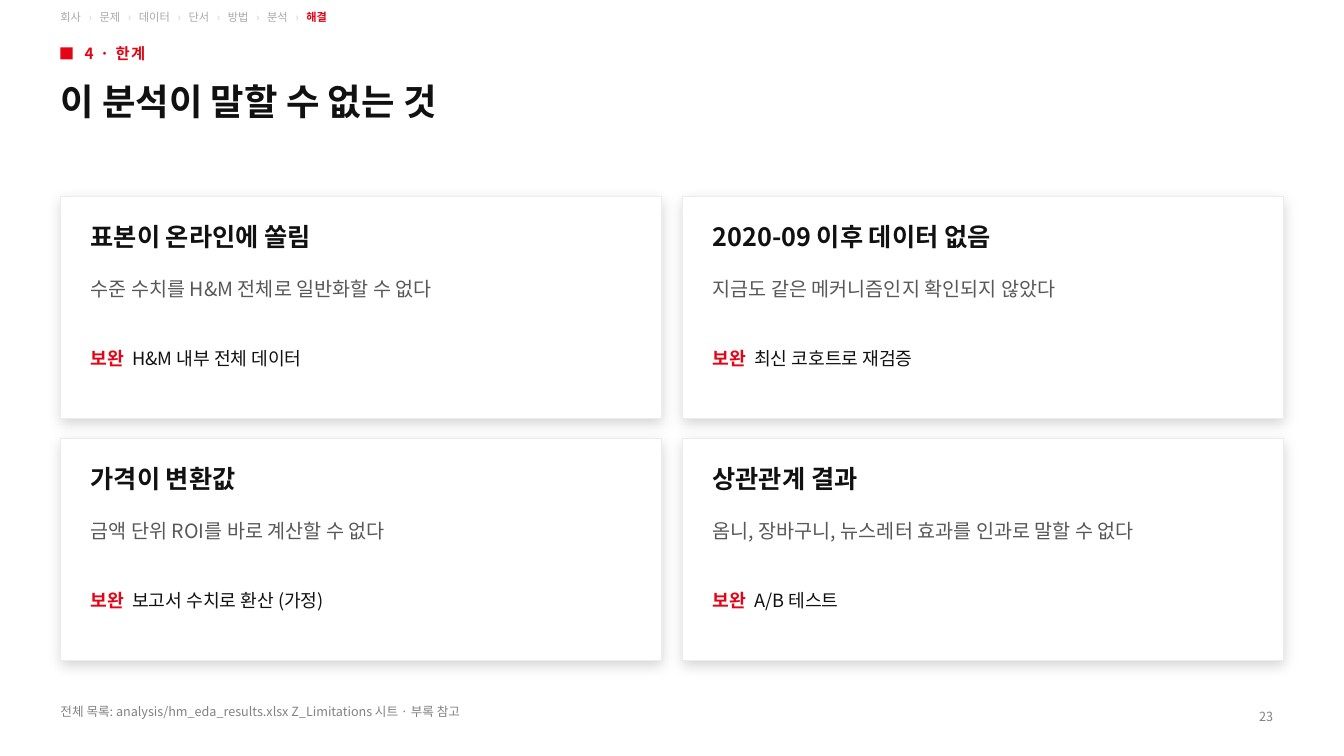
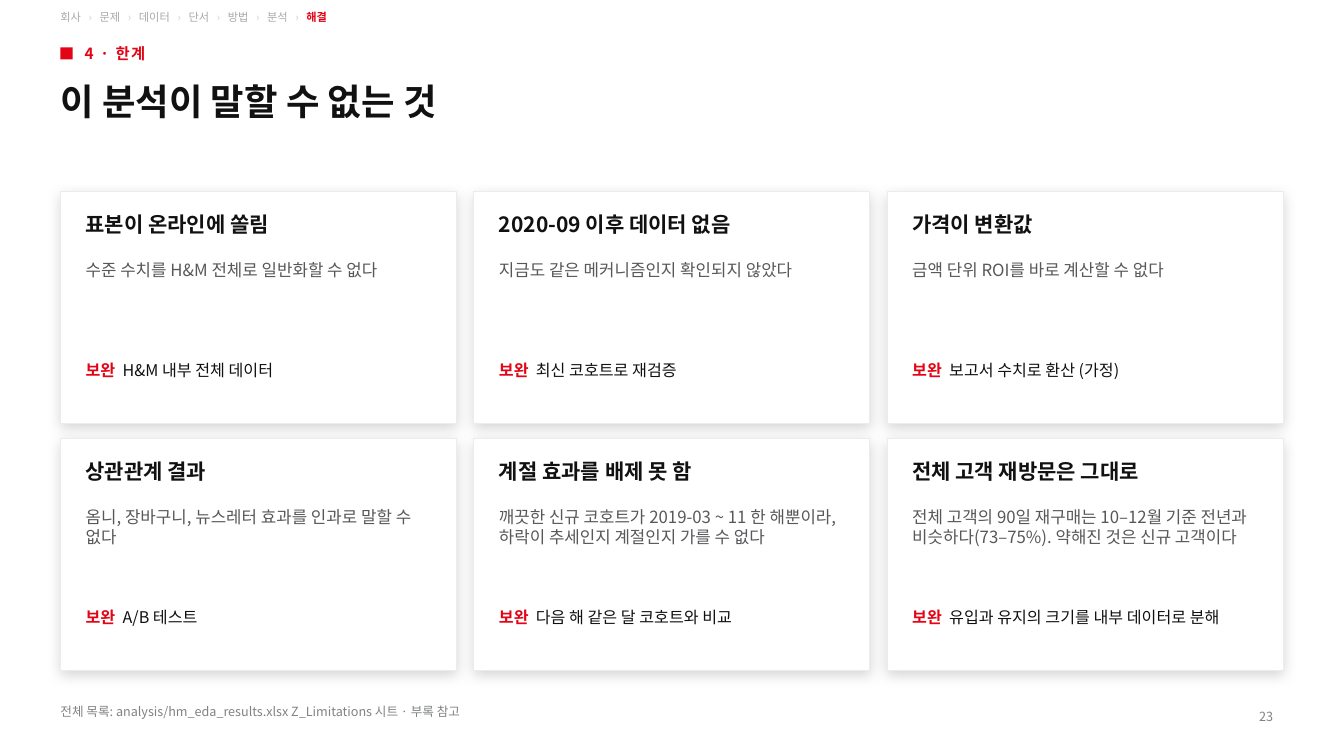
Before and after one commit to underthesun7213/social-data, a slide deck: slide 23 of presentation/hm_retention_deck_ko.pptx. Drawn at 1344x756 pixels with LibreOffice and Linux fonts; fonts in the diff are those of the drawing. Boxes give left, top, right and bottom in pixels: in the first picture for what was removed or moved away, otherwise in the second. Text is boxed around its words. In the diff, an @@ line names an element or a change of style, - is before the commit and + after.

```diff
--- a/presentation/hm_retention_deck_ko.pptx
+++ b/presentation/hm_retention_deck_ko.pptx
@@ rectangle: place and size @@
-rectangle at [60,197,661,418]
+rectangle at [60,192,457,423]
@@ rectangle: place and size @@
-rectangle at [683,197,1284,418]
+rectangle at [474,192,870,423]
@@ rectangle: place and size @@
-rectangle at [60,439,661,660]
+rectangle at [887,192,1284,423]
@@ text "표본이 온라인에 쏠림": place and size @@
-text "표본이 온라인에 쏠림" at [91,225,310,249]
+text "표본이 온라인에 쏠림" at [86,214,269,234]
@@ text "2020-09 이후 데이터 없음": place and size @@
-text "2020-09 이후 데이터 없음" at [713,225,990,249]
+text "2020-09 이후 데이터 없음" at [499,214,731,234]
@@ text "가격이 변환값": place and size @@
-text "가격이 변환값" at [91,466,236,491]
+text "가격이 변환값" at [912,214,1033,234]
@@ text "수준 수치를 H&M 전체로 일반화할 ...": place and size @@
-text "수준 수치를 H&M 전체로 일반화할 ..." at [91,279,432,298]
+text "수준 수치를 H&M 전체로 일반화할 ..." at [86,262,377,278]
@@ text "지금도 같은 메커니즘인지 확인되지 않았다": place and size @@
-text "지금도 같은 메커니즘인지 확인되지 않았다" at [713,279,1055,298]
+text "지금도 같은 메커니즘인지 확인되지 않았다" at [499,262,792,278]
@@ text "금액 단위 ROI를 바로 계산할 ...": place and size @@
-text "금액 단위 ROI를 바로 계산할 ..." at [91,521,385,540]
+text "금액 단위 ROI를 바로 계산할 ..." at [912,262,1164,278]
@@ text "보완 H&M 내부 전체 데이터": place and size @@
-text "보완 H&M 내부 전체 데이터" at [91,349,302,367]
+text "보완 H&M 내부 전체 데이터" at [86,362,274,378]
@@ text "보완 최신 코호트로 재검증": place and size @@
-text "보완 최신 코호트로 재검증" at [713,349,913,367]
+text "보완 최신 코호트로 재검증" at [499,362,677,378]
@@ text "보완 보고서 수치로 환산 (가정)": place and size @@
-text "보완 보고서 수치로 환산 (가정)" at [91,591,324,611]
+text "보완 보고서 수치로 환산 (가정)" at [912,362,1120,379]
@@ rectangle: place and size @@
-rectangle at [683,439,1284,660]
+rectangle at [60,439,457,670]
@@ rectangle added at [474,439,870,670], fill #FFFFFF, outline #ECECEC 0.5 pt @@
@@ rectangle added at [887,439,1284,670], fill #FFFFFF, outline #ECECEC 0.5 pt @@
@@ size 18 to 15 pt in 4 elements at [86,214,269,234], [499,214,731,234], [912,214,1033,234], [86,461,207,481] @@
@@ text "상관관계 결과": place and size @@
-text "상관관계 결과" at [713,467,857,491]
+text "상관관계 결과" at [86,461,207,481]
@@ text added at [499,461,691,481], 15 pt, text #111111, bold @@
+계절 효과를 배제 못 함
@@ text added at [912,461,1139,481], 15 pt, text #111111, bold @@
+전체 고객 재방문은 그대로
@@ size 14 to 12 pt in 4 elements at [86,262,377,278], [499,262,792,278], [912,262,1164,278], [86,509,411,545] @@
@@ text "옴니, 장바구니, 뉴스레터 효과를 인과로 ...": place and size @@
-text "옴니, 장바구니, 뉴스레터 효과를 인과로 ..." at [713,521,1134,542]
+text "옴니, 장바구니, 뉴스레터 효과를 인과로 ..." at [86,509,411,545]
@@ text added at [499,509,837,545], 12 pt, text #58585B @@
+깨끗한 신규 코호트가 2019-03 ~ 11 한 해뿐이라, 하락이 추세인지 계절인지 가를 수 없다
@@ text added at [912,509,1247,546], 12 pt, text #58585B @@
+전체 고객의 90일 재구매는 10–12월 기준 전년과 비슷하다(73–75%). 약해진 것은 신규 고객이다
@@ size 13 to 11.5 pt in 4 elements at [86,362,274,378], [499,362,677,378], [912,362,1120,379], [86,609,197,626] @@
@@ text "보완 A/B 테스트": place and size @@
-text "보완 A/B 테스트" at [713,591,838,611]
+text "보완 A/B 테스트" at [86,609,197,626]
@@ text added at [499,609,732,625], 11.5 pt, text #111111 @@
+보완 다음 해 같은 달 코호트와 비교
@@ text added at [912,609,1220,625], 11.5 pt, text #111111 @@
+보완 유입과 유지의 크기를 내부 데이터로 분해
```
Also in this commit, not shown: 6 other slides changed, 6 other files.
